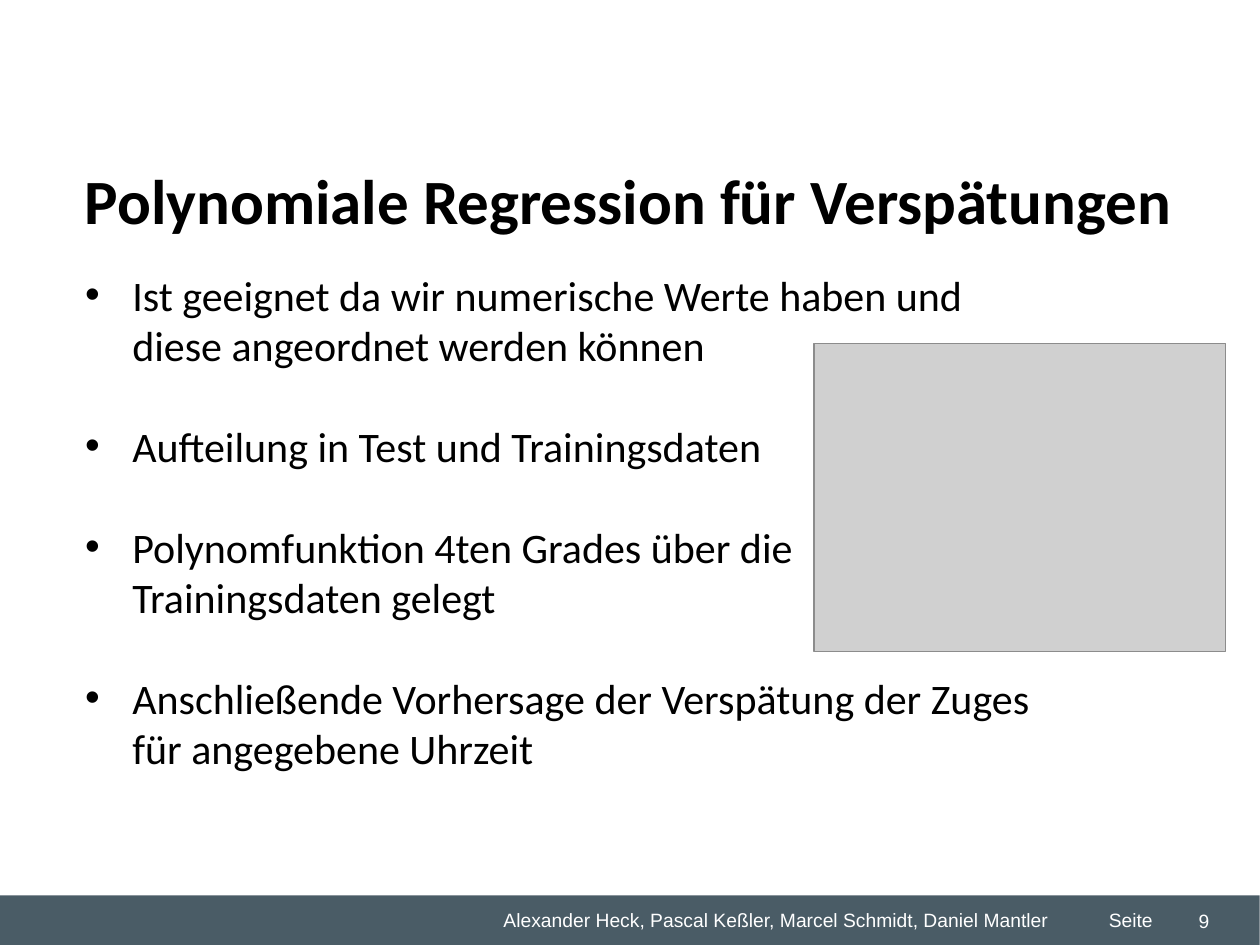
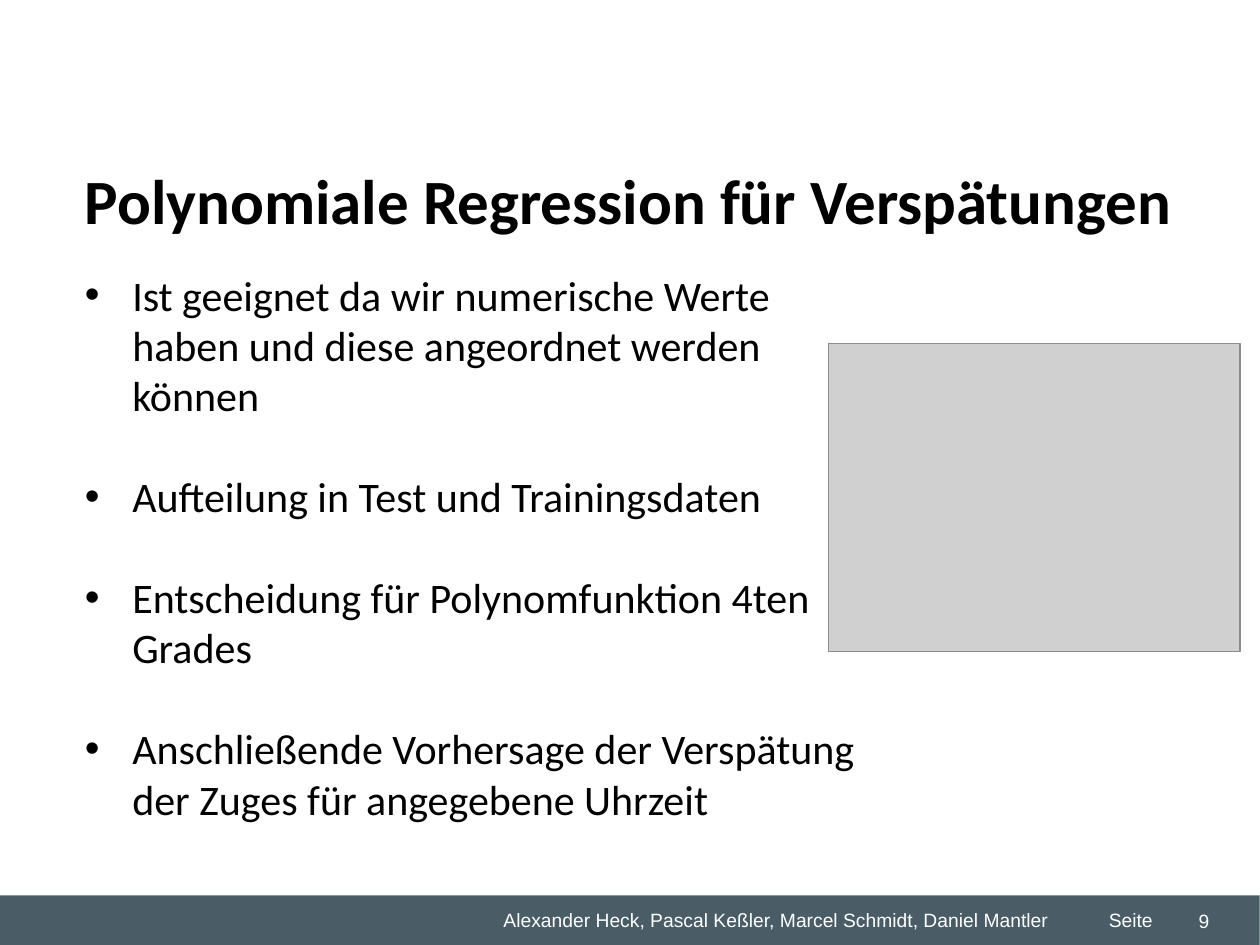
Before and after one commit to dmntlr/predictiveproject, a slide deck: slide 9 of Desktop/Studium/5. Semester/Predictive Analytics/Gruppenarbeit/WZ2 Predicitve Analytics Übung.ppt. Drawn at 1260x945 pixels with LibreOffice and Linux fonts; fonts in the diff are those of the drawing; grey boxes stand for pictures; background and template pictures are left out. Boxes give left, top, right and bottom in pixels: in the first picture for what was removed or moved away, otherwise in the second. Text is boxed around its words. In the diff, an @@ line names an element or a change of style, - is before the commit and + after.

```diff
--- a/Desktop/Studium/5. Semester/Predictive Analytics/Gruppenarbeit/WZ2 Predicitve Analytics Übung.ppt
+++ b/Desktop/Studium/5. Semester/Predictive Analytics/Gruppenarbeit/WZ2 Predicitve Analytics Übung.ppt
@@ picture: place and size @@
-picture at bbox=[814, 344, 1226, 651]
+picture at bbox=[828, 343, 1240, 650]
@@ text at bbox=[132, 583, 810, 664]: text changed @@
-• Polynomfunktion 4ten Grades über die Trainingsdaten gelegt
+• Entscheidung für Polynomfunktion 4ten Grades
```
Also in this commit, not shown: 3 other slides changed, 1 other file.
